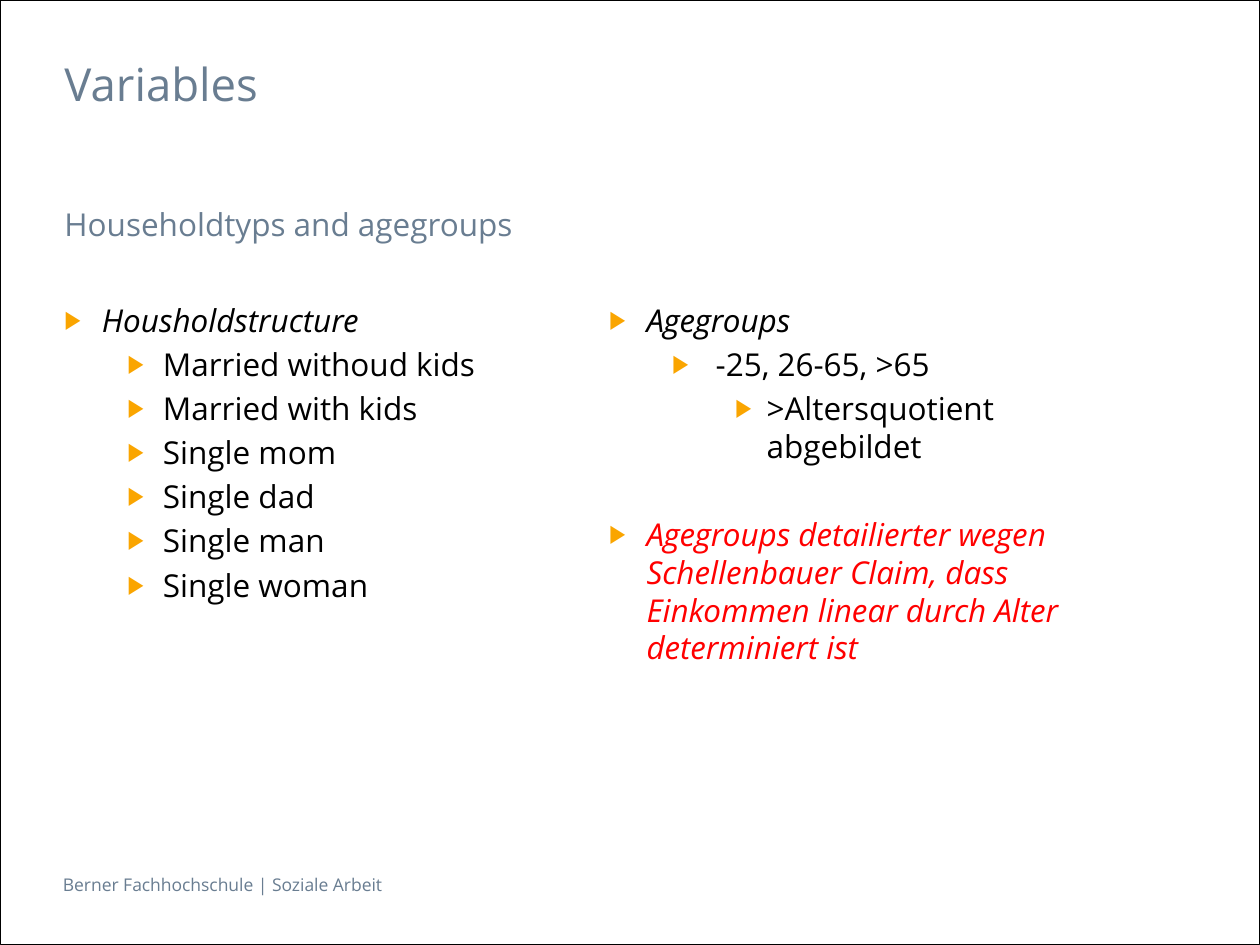
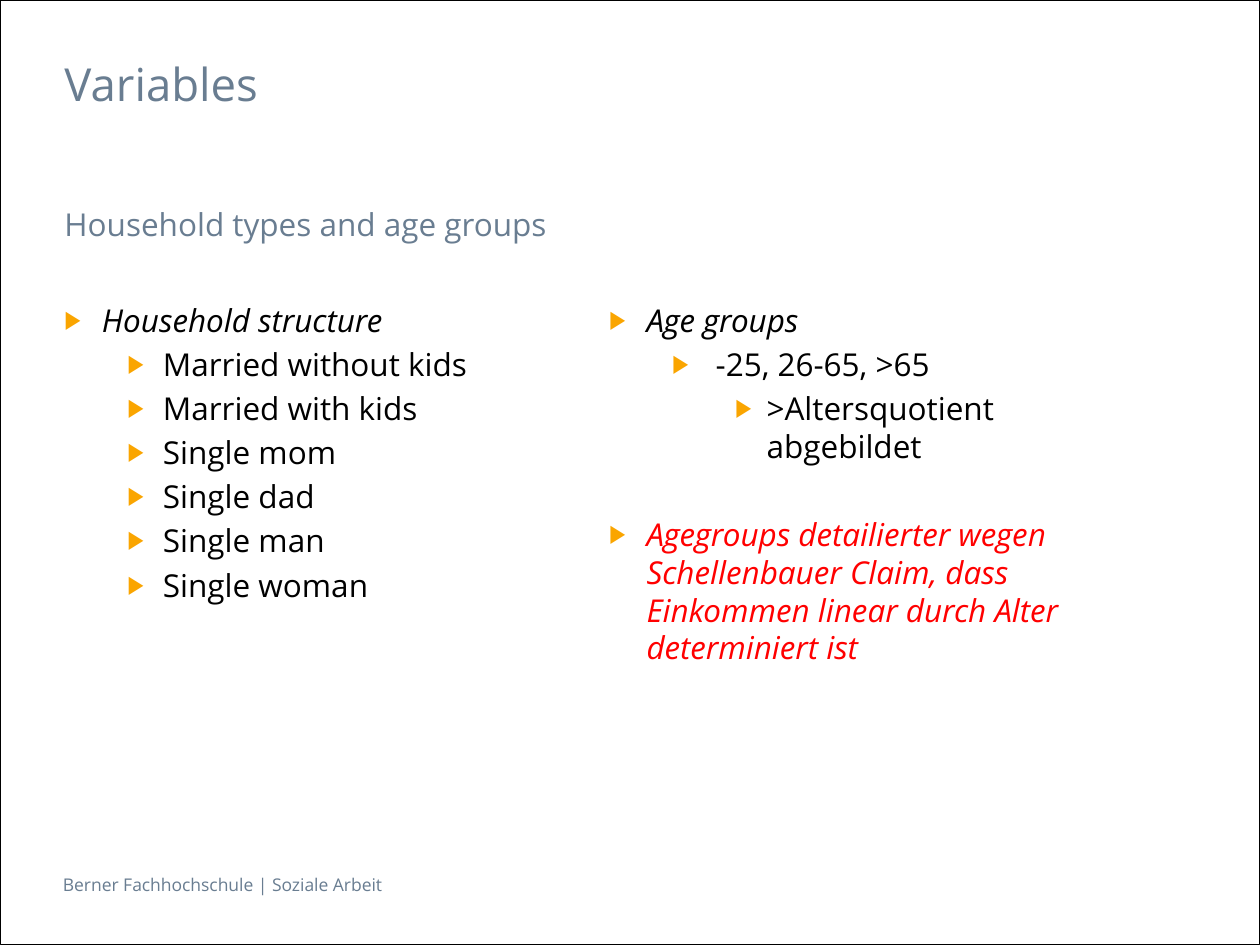
Before and after one commit to hackstutz/neuchatel, a slide deck: slide 7 of presentation/Inequality by Demographic Factors_V3.pptx. Drawn at 1260x945 pixels with LibreOffice and Linux fonts; fonts in the diff are those of the drawing. Boxes give left, top, right and bottom in pixels: in the first picture for what was removed or moved away, otherwise in the second. Text is boxed around its words. In the diff, an @@ line names an element or a change of style, - is before the commit and + after.

```diff
--- a/presentation/Inequality by Demographic Factors_V3.pptx
+++ b/presentation/Inequality by Demographic Factors_V3.pptx
@@ text at [64, 212, 546, 244]: text changed @@
-Householdtyps and agegroups
+Household types and age groups
@@ text at [102, 308, 467, 377]: text changed; italic on @@
-▶ Housholdstructure
-  ▶ Married withoud kids
+▶ Household structure
+  ▶ Married without kids
@@ text at [647, 309, 798, 340]: spaces changed @@
-▶ Agegroups
+▶ Age groups
```
Also in this commit, not shown: 12 other slides changed, 8 other files.
